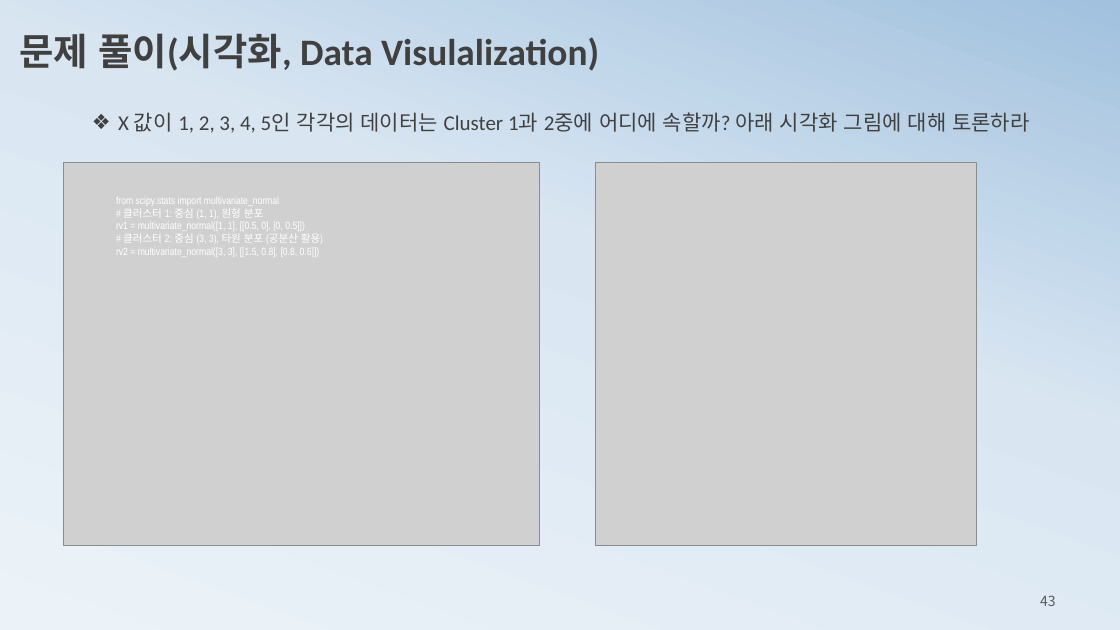
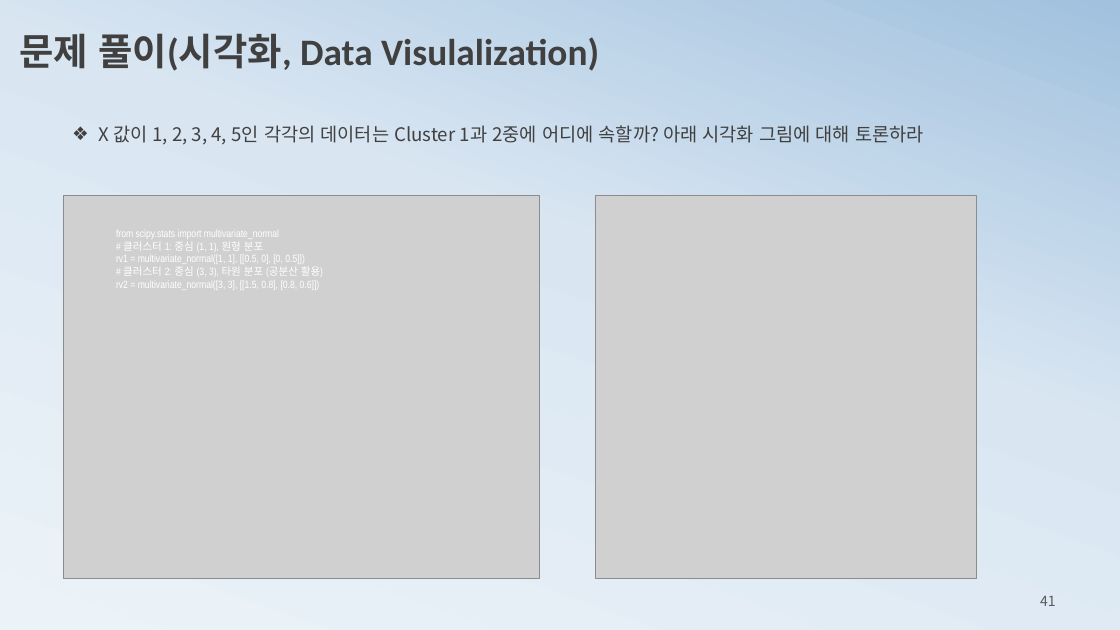
Before and after one commit to ancestor9/mathematics-for-machine-learning, a slide deck: slide 41 of 1_statistics for machine learning.pptx (slide 43 before the commit). Drawn at 1120x630 pixels with LibreOffice and Linux fonts; fonts in the diff are those of the drawing; grey boxes stand for pictures. Boxes give left, top, right and bottom in pixels: in the first picture for what was removed or moved away, otherwise in the second. Text is boxed around its words. In the diff, an @@ line names an element or a change of style, - is before the commit and + after.

```diff
--- a/1_statistics for machine learning.pptx
+++ b/1_statistics for machine learning.pptx
@@ text "X 값이 1, 2, 3, ...": place and size @@
-text "X 값이 1, 2, 3, ..." at [118,112,1029,133]
+text "X 값이 1, 2, 3, ..." at [98,125,924,145]
@@ text "X 값이 1, 2, 3, ..." at [98,125,924,145]: size 18 to 16 pt, font Calibri to Noto Sans CJK KR @@
@@ 2 pictures, 1 text: place and size @@
-2 pictures, 1 text at [64,163,976,545]
+2 pictures, 1 text at [64,196,976,578]
@@ page number at [1040,596,1056,606]: text changed @@
-43
+41
```
Also in this commit, not shown: 18 other slides changed, 5 slides added, 2 slides removed.
